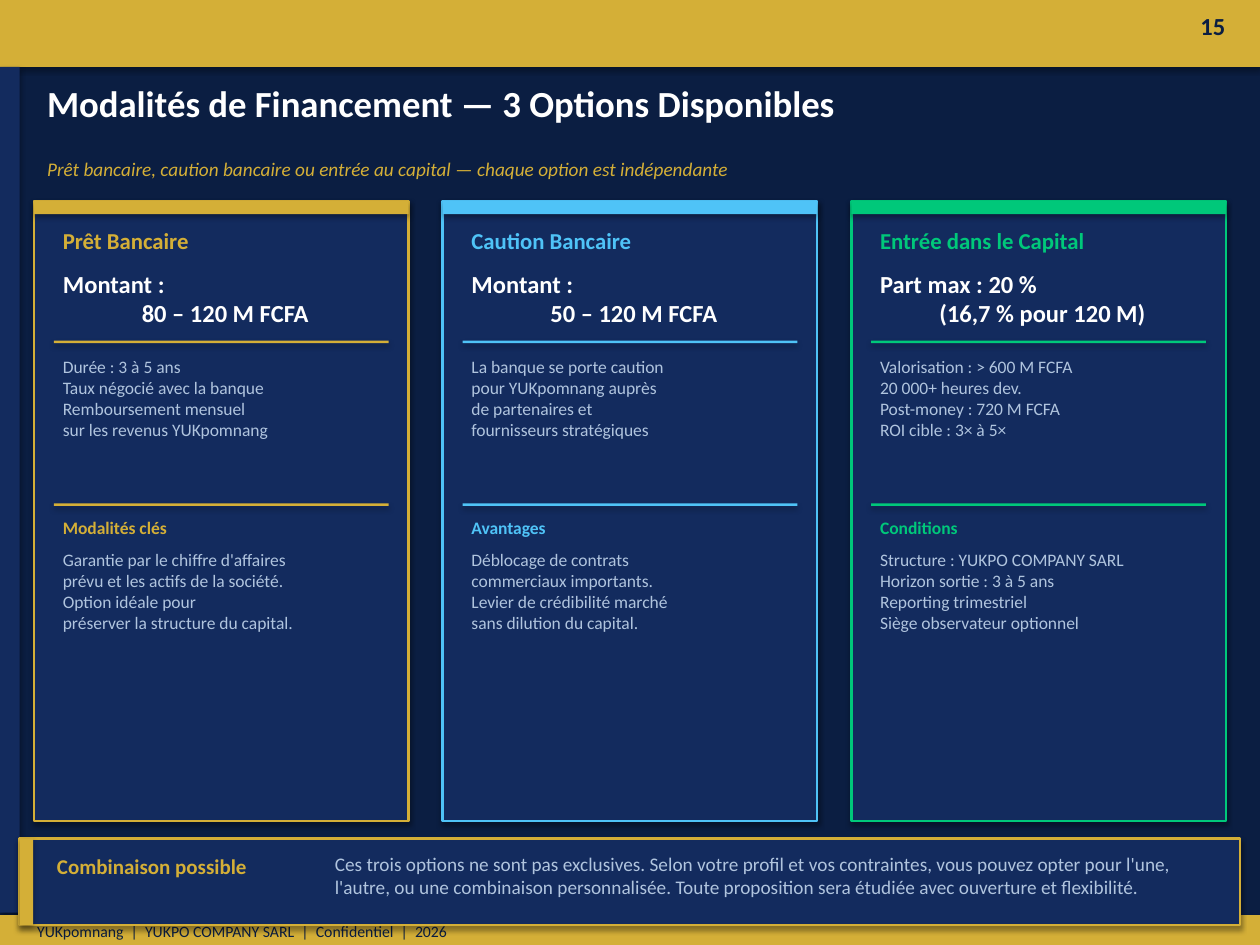
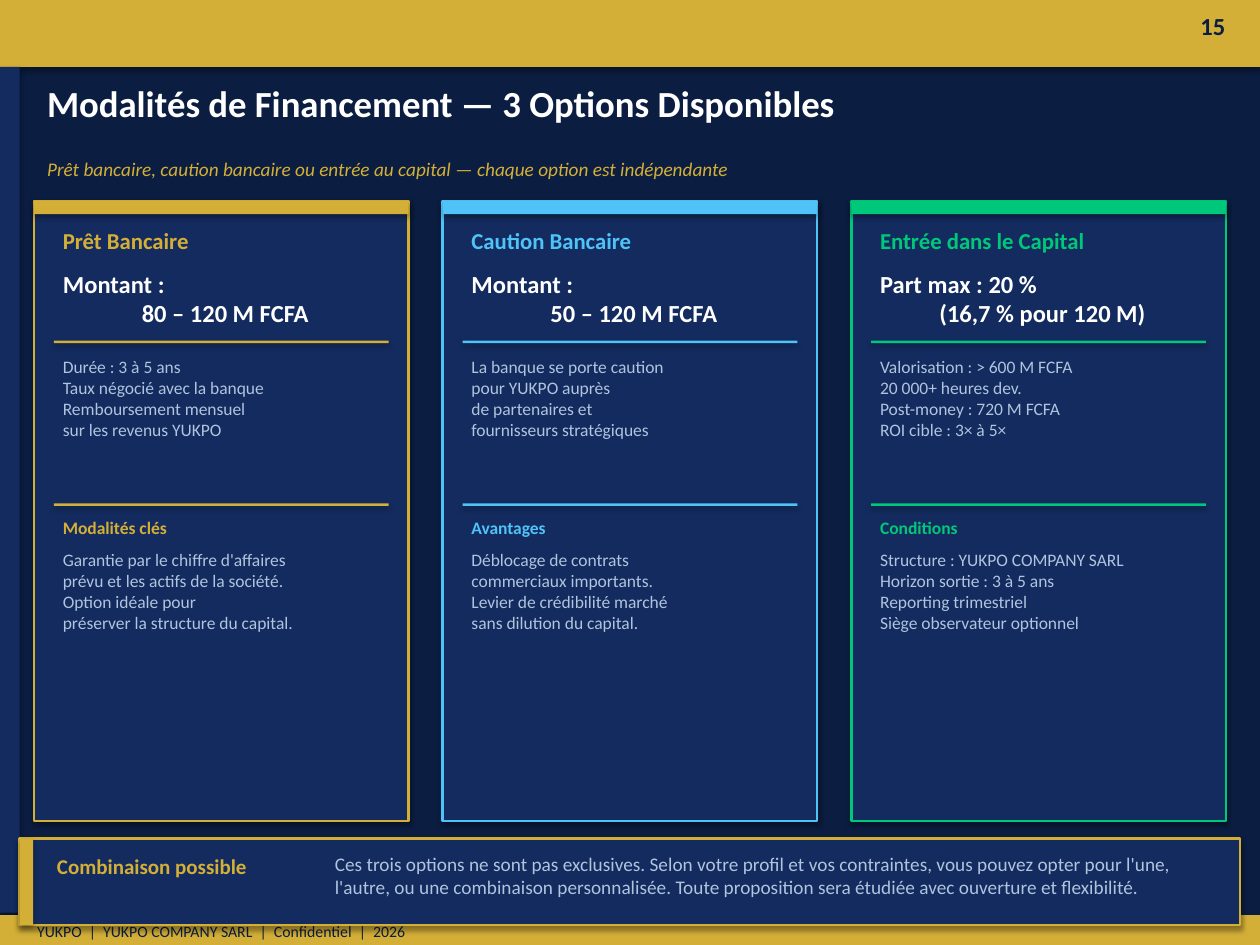
Before and after one commit to Her50/yukpo4, a slide deck: slide 15 of Yukpo_Investisseur_Presentation_Boardroom.pptx. Drawn at 1260x945 pixels with LibreOffice and Linux fonts; fonts in the diff are those of the drawing. Boxes give left, top, right and bottom in pixels: in the first picture for what was removed or moved away, otherwise in the second. Text is boxed around its words. In the diff, an @@ line names an element or a change of style, - is before the commit and + after.

```diff
--- a/Yukpo_Investisseur_Presentation_Boardroom.pptx
+++ b/Yukpo_Investisseur_Presentation_Boardroom.pptx
@@ text at [63,361,264,436]: text changed @@
-Durée : 3 à 5 ans
-Taux négocié avec la banque
-Remboursement mensuel
-sur les revenus YUKpomnang
+Durée : 3 à 5 ans
+Taux négocié avec la banque
+Remboursement mensuel
+sur les revenus YUKPO
@@ text at [471,361,664,439]: text changed @@
-La banque se porte caution
-pour YUKpomnang auprès
-de partenaires et
-fournisseurs stratégiques
+La banque se porte caution
+pour YUKPO auprès
+de partenaires et
+fournisseurs stratégiques
@@ text at [37,923,405,941]: text changed @@
-YUKpomnang | YUKPO COMPANY SARL | Confidentiel | 2026
+YUKPO | YUKPO COMPANY SARL | Confidentiel | 2026
```
Also in this commit, not shown: 14 other slides changed, 1 slide added, 1 slide removed, 3 other files.
